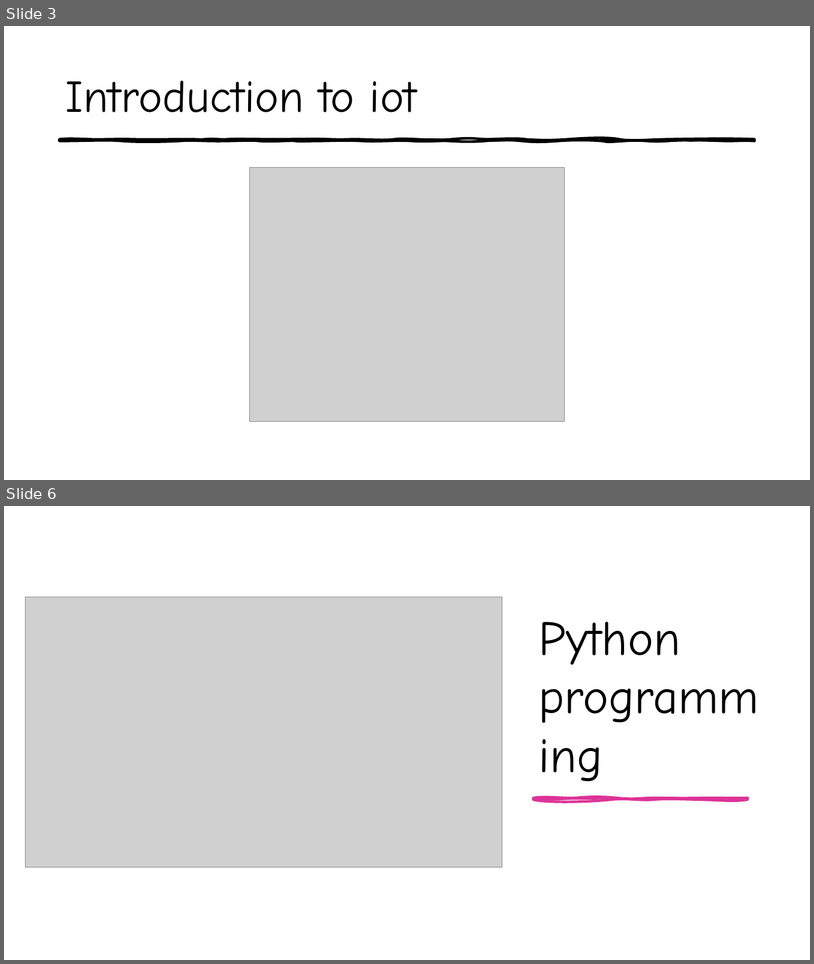
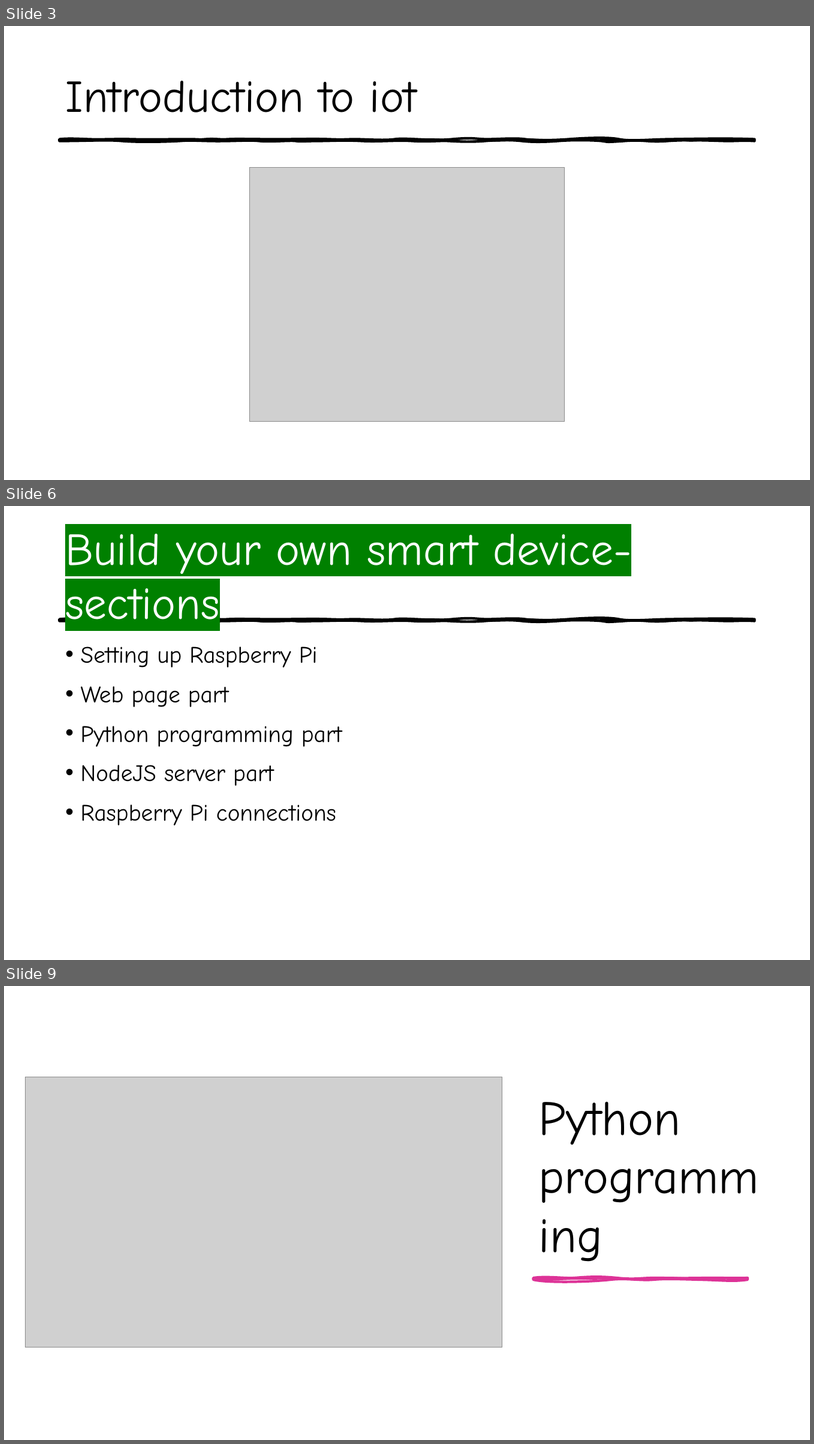
Before and after one commit to aswinpchn/Task, a slide deck: LEDController Raspberry Pi/Build your own smart device.pptx. Shown one above the other, each under a label of ours: slides 3 and 6 before the commit, slides 3, 6 and 9 after it; the slides between them are not shown. The pictures are 814x964 and 814x1444 pixels, drawn with LibreOffice and Linux fonts; fonts in the diff are those of the drawing; grey boxes stand for pictures. Boxes give left, top, right and bottom in pixels: in the first picture for what was removed or moved away, otherwise in the second. Text is boxed around its words. In the diff, an @@ line names an element or a change of style, - is before the commit and + after.

```diff
--- a/LEDController Raspberry Pi/Build your own smart device.pptx
+++ b/LEDController Raspberry Pi/Build your own smart device.pptx
@@ slide 6 added at <box>4,506,810,960</box>, background #FFFFFF; not listed: 1 template element that a slide beside it also shows @@
@@ title added at <box>65,534,632,633</box>, 54 pt, text #FFFFFF @@
+Build your own smart device-sections
@@ text added at <box>81,646,342,825</box>, 28 pt, text #000000 @@
+• Setting up Raspberry Pi
+• Web page part
+• Python programming part
+• NodeJS server part
+• Raspberry Pi connections
@@ what was slide 6 is now slide 9 @@
```
Also in this commit, not shown: 5 slides changed, 6 other slides added, 1 slide removed, 2 other files.
